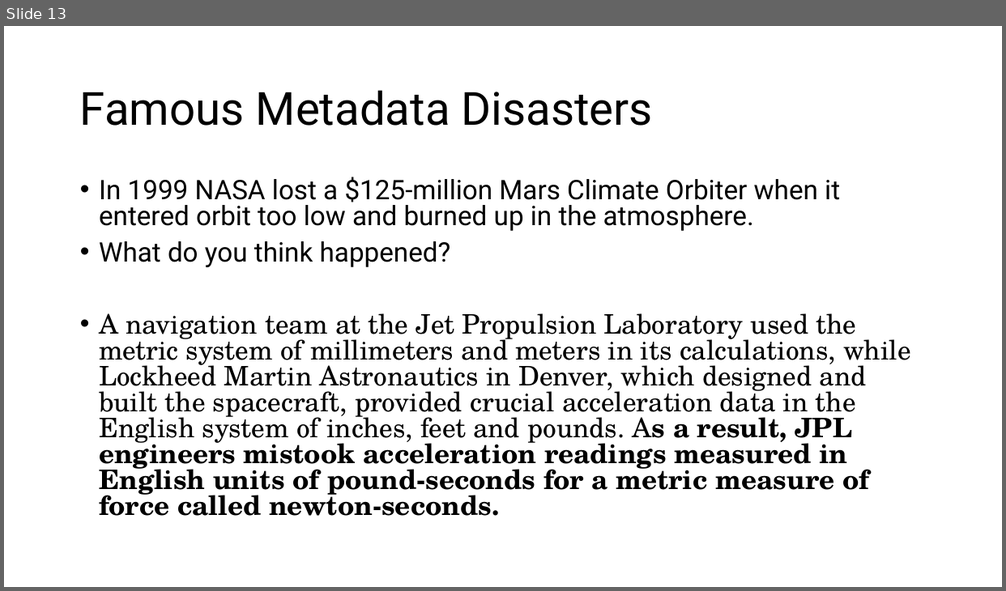
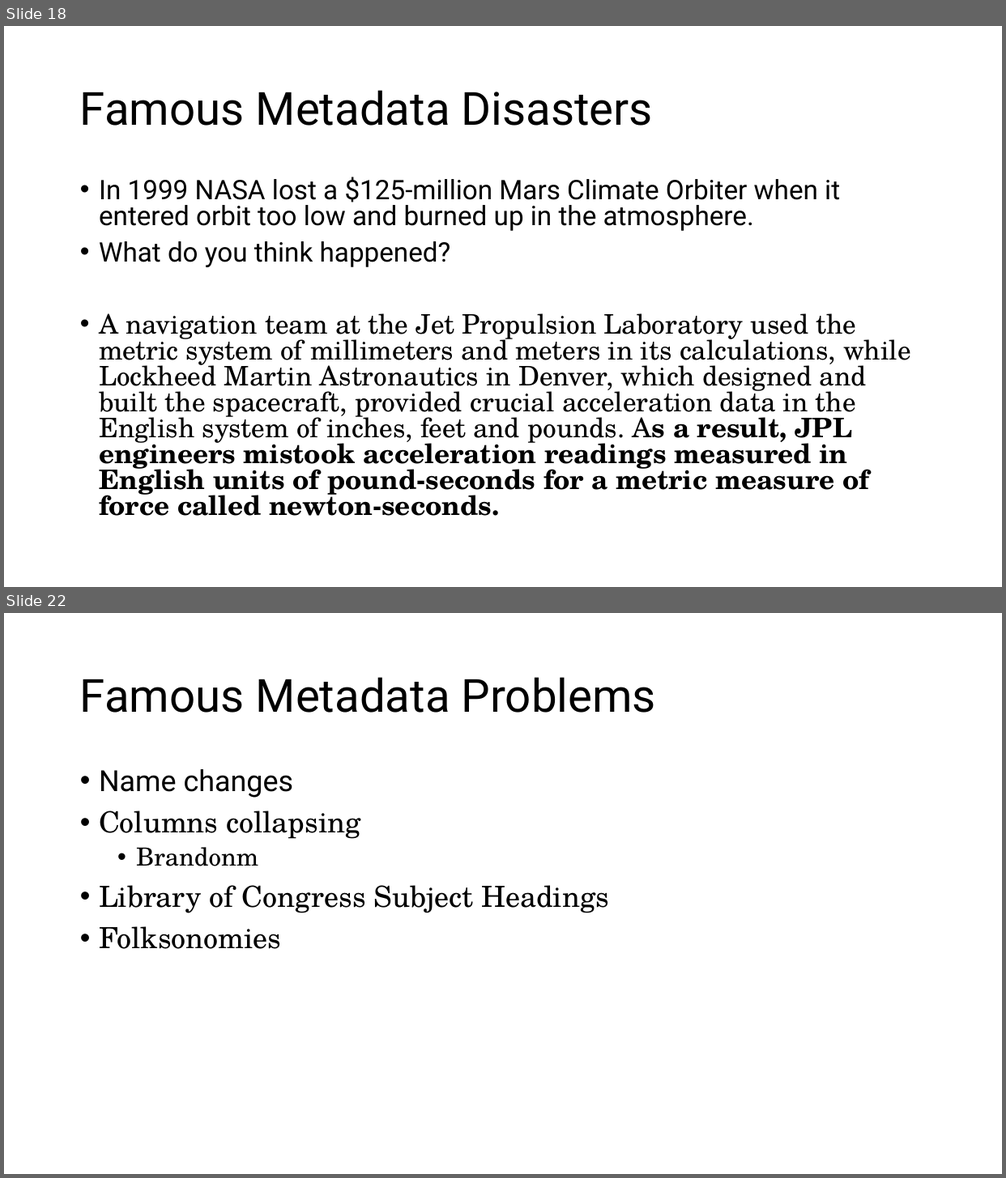
Before and after one commit to walshbr/data-for-the-rest-of-us, a slide deck: resources/week-3/description.pptx. Shown one above the other, each under a label of ours: slide 13 before the commit, slides 18 and 22 after it; the slides between them are not shown. The pictures are 1006x591 and 1006x1178 pixels, drawn with LibreOffice and Linux fonts; fonts in the diff are those of the drawing. Boxes give left, top, right and bottom in pixels: in the first picture for what was removed or moved away, otherwise in the second. Text is boxed around its words. In the diff, an @@ line names an element or a change of style, - is before the commit and + after.

```diff
--- a/resources/week-3/description.pptx
+++ b/resources/week-3/description.pptx
@@ slide 22 added at [4, 613, 1002, 1174], background #FFFFFF @@
@@ title added at [80, 677, 656, 713], 44 pt, text #000000 @@
+Famous Metadata Problems
@@ text added at [99, 769, 610, 949], 28 pt, text #000000 @@
+• Name changes
+• Columns collapsing
+  • Brandonm
+• Library of Congress Subject Headings
+• Folksonomies
@@ what was slide 13 is now slide 18 @@
```
Also in this commit, not shown: 5 slides changed, 7 other slides added, 1 slide removed.
